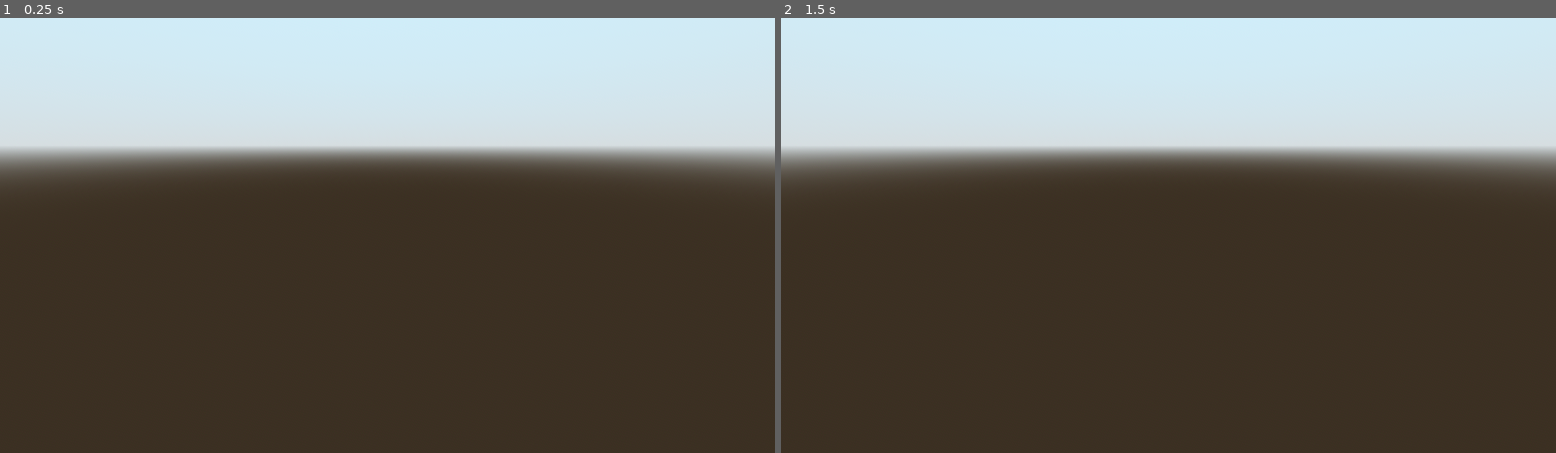
Above: before the commit, frames 1-2 (left to right).
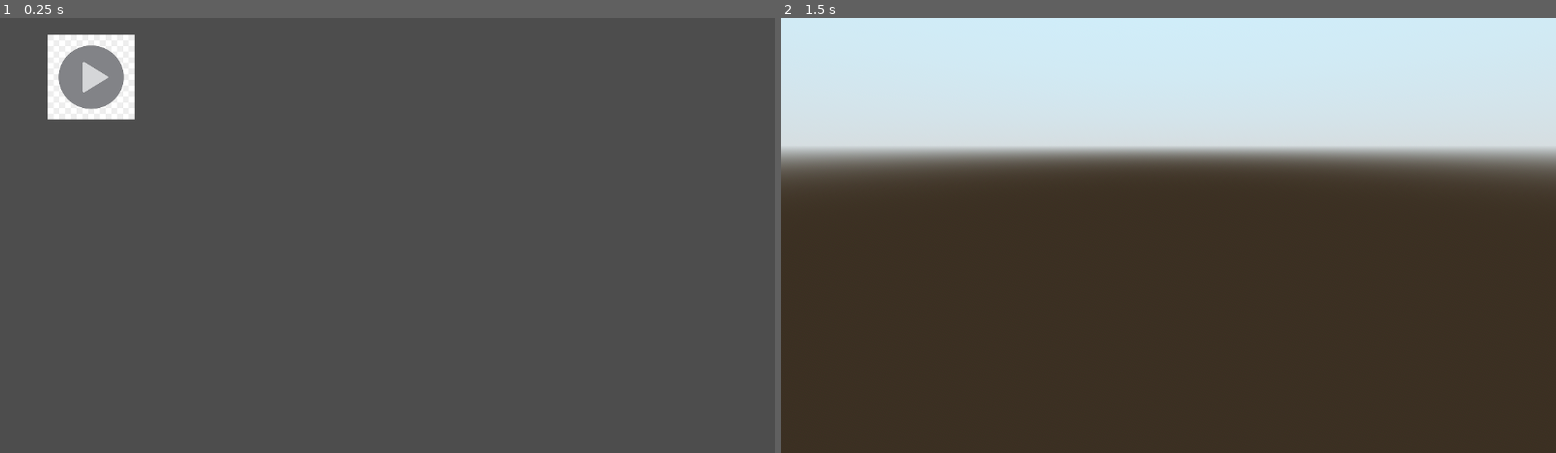
Above: after the commit, the same moments.

Repository: undeadjess/videogame
Game: Godot game, scene res://scenes/Menu.tscn
Same seed, same stepped clock (60 frames per second), same inputs: the game is played once before the commit and once after it. Before the commit the project starts from res://scenes/testScene.tscn.
Inputs:
- Up to frame 1 (0.25 s): no input
- Up to frame 2 (1.5 s): tap Enter at 0.5 s; tap Space at 1.25 s

The runs differ from the first frame. In frame 1, 97% of the frame differs, in the area x 0-100%, y 0-100%; in frame 2, nothing differs.

Commit message:
add: Basic menu elements

Diff:
--- /dev/null
+++ b/src/assets/menu/menuButton1.tres
@@ -0,0 +1,3 @@
+[gd_resource type="ImageTexture" format=3 uid="uid://bxmfuqcuxbpmy"]
+
+[resource]
--- a/src/project.godot
+++ b/src/project.godot
@@ -11,6 +11,7 @@
 [application]
 
 config/name="Videogame"
-run/main_scene="res://scenes/testScene.tscn"
+run/main_scene="res://scenes/Menu.tscn"
 config/features=PackedStringArray("4.2", "Forward Plus")
+boot_splash/show_image=false
 config/icon="res://icon.svg"
--- /dev/null
+++ b/src/scenes/Menu.tscn
@@ -0,0 +1,18 @@
+[gd_scene load_steps=3 format=3 uid="uid://e6trer3bckqc"]
+
+[ext_resource type="Texture2D" uid="uid://ckqk78n1xlt5e" path="res://assets/menu/playButton.jpg" id="1_35dpi"]
+[ext_resource type="Script" path="res://scripts/menu/buttons.gd" id="2_tpxsf"]
+
+[node name="Menu" type="Control"]
+layout_mode = 3
+anchors_preset = 15
+anchor_right = 1.0
+anchor_bottom = 1.0
+grow_horizontal = 2
+grow_vertical = 2
+
+[node name="PlayButton" type="Sprite2D" parent="."]
+position = Vector2(135.5, 88)
+scale = Vector2(0.358333, 0.35)
+texture = ExtResource("1_35dpi")
+script = ExtResource("2_tpxsf")
--- /dev/null
+++ b/src/scripts/menu/buttons.gd
@@ -0,0 +1,15 @@
+extends Sprite2D
+
+
+# Called when the node enters the scene tree for the first time.
+func _ready():
+	pass # Replace with function body.
+
+
+# Called every frame. 'delta' is the elapsed time since the previous frame.
+func _process(delta):
+	if Input.is_anything_pressed():
+		print("click")
+		# change scene
+		get_tree().change_scene_to_file("res://scenes/testScene.tscn")
+	pass
Binary file added: src/assets/menu/playButton.jpg
Not shown, added: src/assets/menu/playButton.jpg.import
